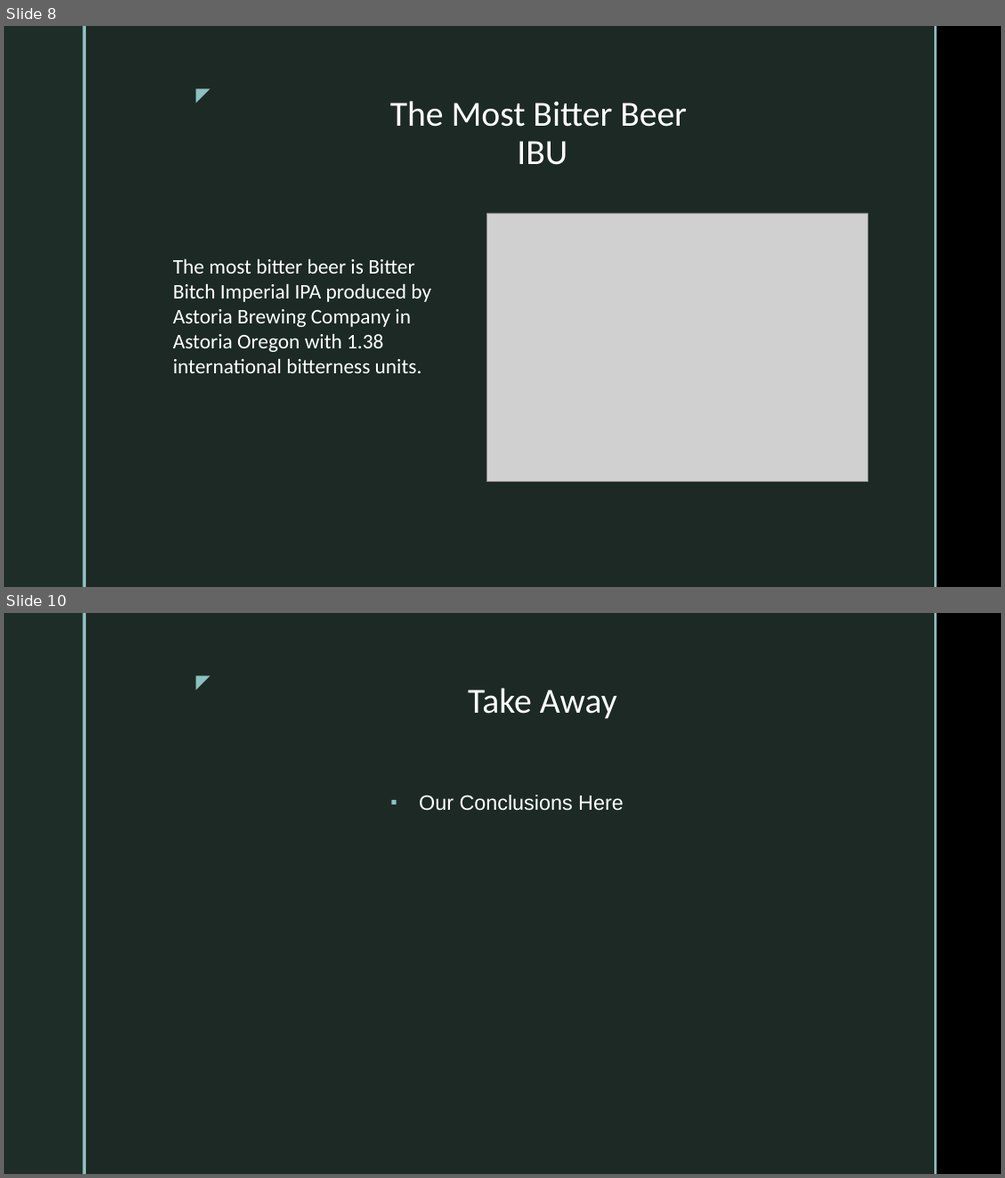
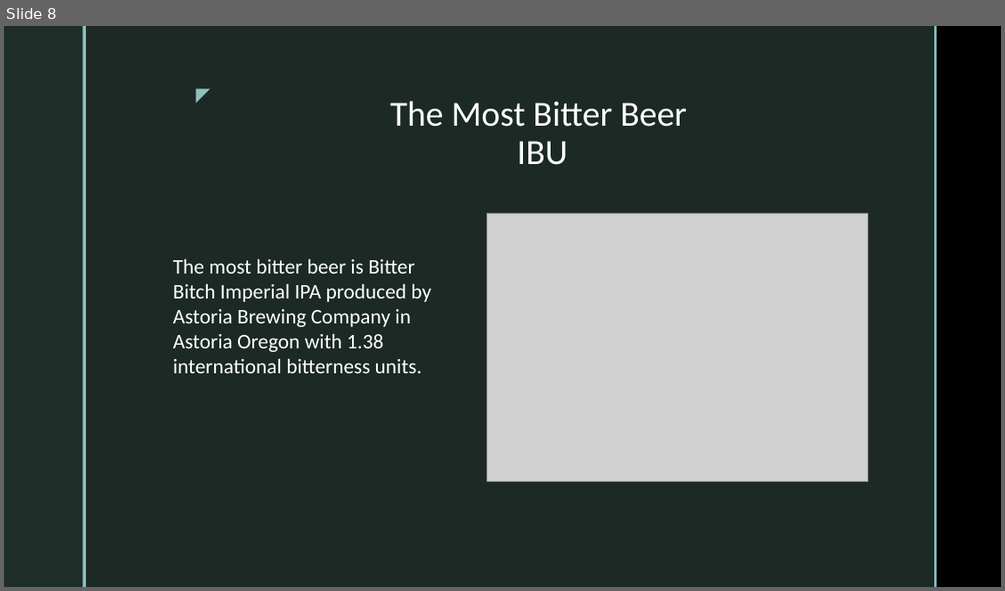
Before and after one commit to KaysData/Brewery-Analysis, a slide deck: Case Study Presentation.pptx. Shown one above the other, each under a label of ours: slides 8 and 10 before the commit, slide 8 after it; the slides between them are not shown. The pictures are 1005x1178 and 1005x591 pixels, drawn with LibreOffice and Linux fonts; fonts in the diff are those of the drawing; grey boxes stand for pictures; background and template pictures are left out. Boxes give left, top, right and bottom in pixels: in the first picture for what was removed or moved away, otherwise in the second. Text is boxed around its words. In the diff, an @@ line names an element or a change of style, - is before the commit and + after.

```diff
--- a/Case Study Presentation.pptx
+++ b/Case Study Presentation.pptx
@@ slide 10 removed at (4,613,1001,1174), background picture (left out); not listed: 5 template elements that a slide beside it also shows @@
@@ title removed at (468,688,617,719) @@
-Take Away
@@ text removed at (419,795,623,811) @@
-▪ Our Conclusions Here
```
Also in this commit, not shown: 2 slides changed, 5 slides added, 3 other slides removed, 5 other files.
